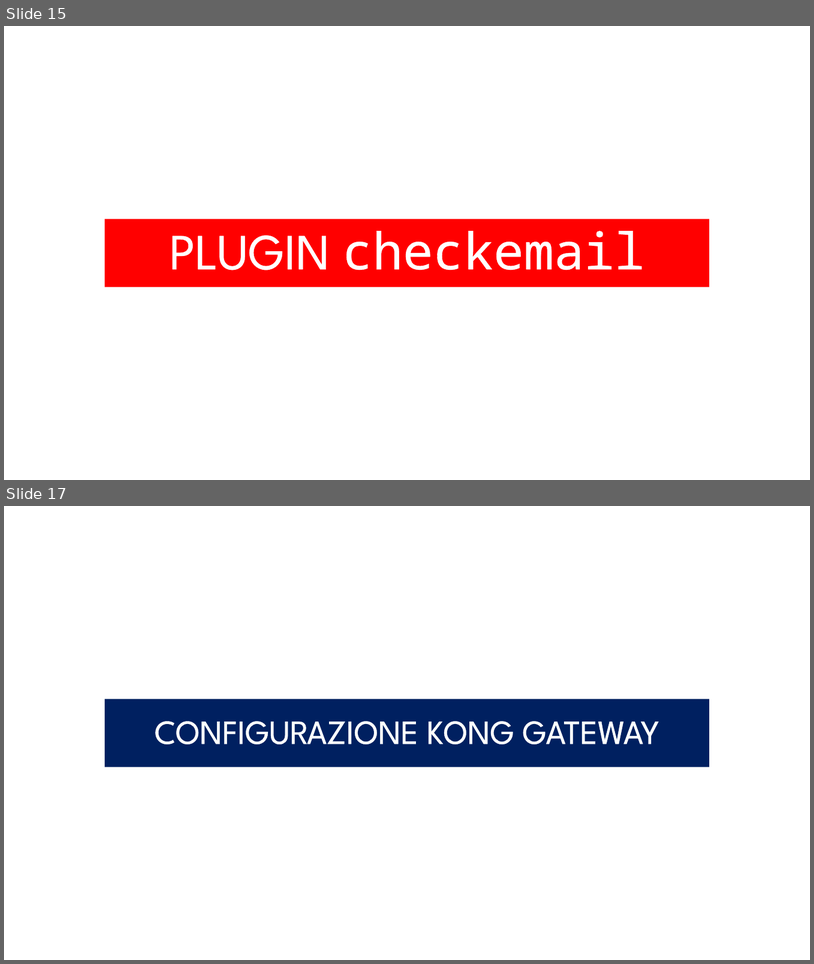
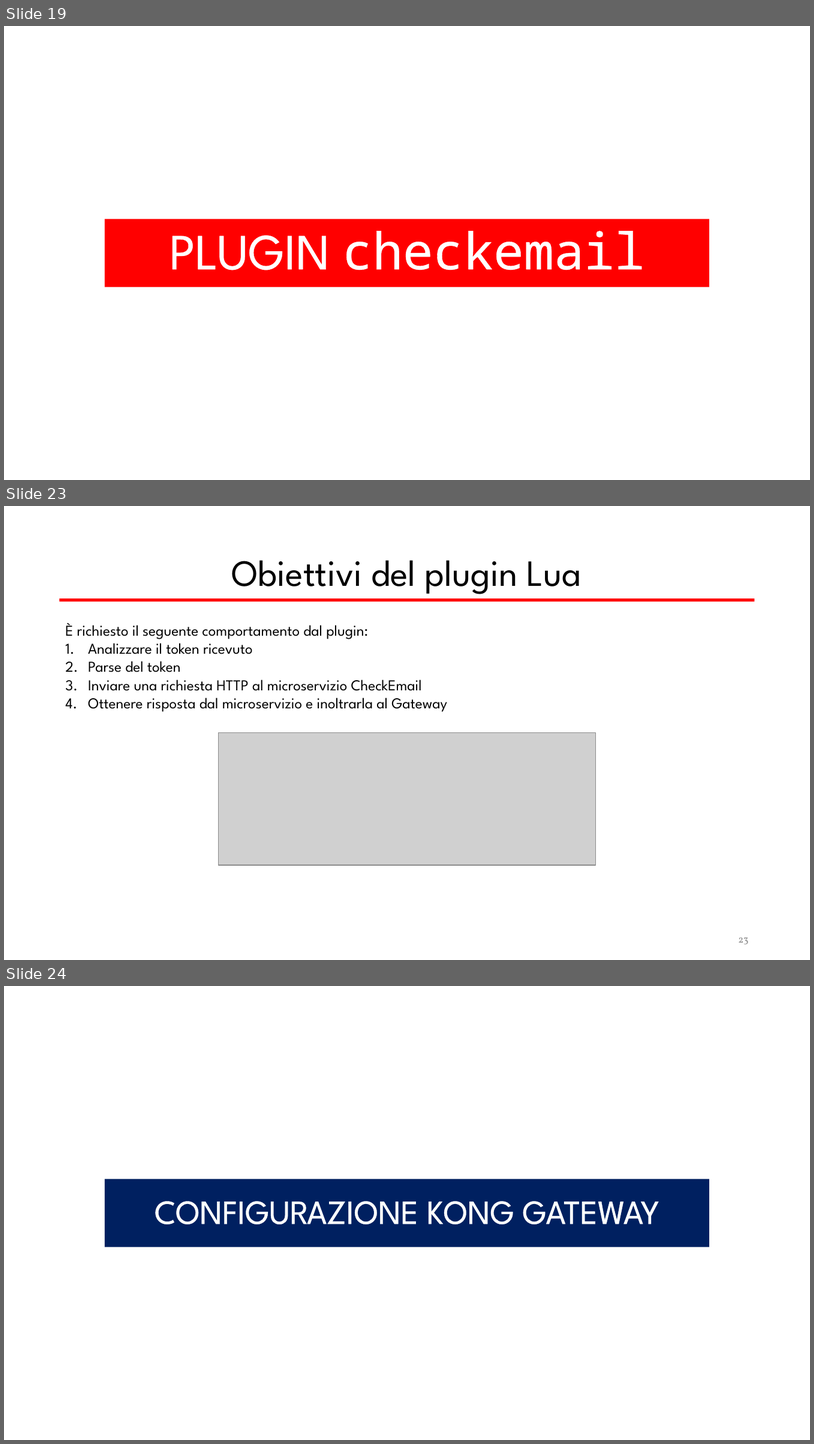
Before and after one commit to valeriodesiati/tesi, a slide deck: Presentazione/Valerio Desiati - Presentazione Discussione.pptx. Shown one above the other, each under a label of ours: slides 15 and 17 before the commit, slides 19, 23 and 24 after it; the slides between them are not shown. The pictures are 814x964 and 814x1444 pixels, drawn with LibreOffice and Linux fonts; fonts in the diff are those of the drawing; grey boxes stand for pictures. Boxes give left, top, right and bottom in pixels: in the first picture for what was removed or moved away, otherwise in the second. Text is boxed around its words. In the diff, an @@ line names an element or a change of style, - is before the commit and + after.

```diff
--- a/Presentazione/Valerio Desiati - Presentazione Discussione.pptx
+++ b/Presentazione/Valerio Desiati - Presentazione Discussione.pptx
@@ slide 23 added at (x1=4, y1=506, x2=810, y2=960), background #FFFFFF @@
@@ title added at (x1=232, y1=560, x2=582, y2=594), 44 pt, text #000000 @@
+Obiettivi del plugin Lua
@@ rectangle added at (x1=52, y1=612, x2=507, y2=732), fill #FFFFFF @@
@@ rectangle added at (x1=59, y1=598, x2=755, y2=601), fill #FF0000 @@
@@ text added at (x1=65, y1=622, x2=447, y2=712), 18 pt, text #000000 @@
+È richiesto il seguente comportamento dal plugin:
+1. Analizzare il token ricevuto
+2. Parse del token
+3. Inviare una richiesta HTTP al microservizio CheckEmail
+4. Ottenere risposta dal microservizio e inoltrarla al Gateway
@@ picture added at (x1=219, y1=733, x2=596, y2=865) @@
@@ page number added at (x1=738, y1=937, x2=749, y2=944), 12 pt, text #8C8C8C @@
+23
@@ what was slide 15 is now slide 19 @@
@@ what was slide 17 is now slide 24 @@
```
Also in this commit, not shown: 2 slides changed, 9 other slides added, 3 slides removed, 2 other files.
